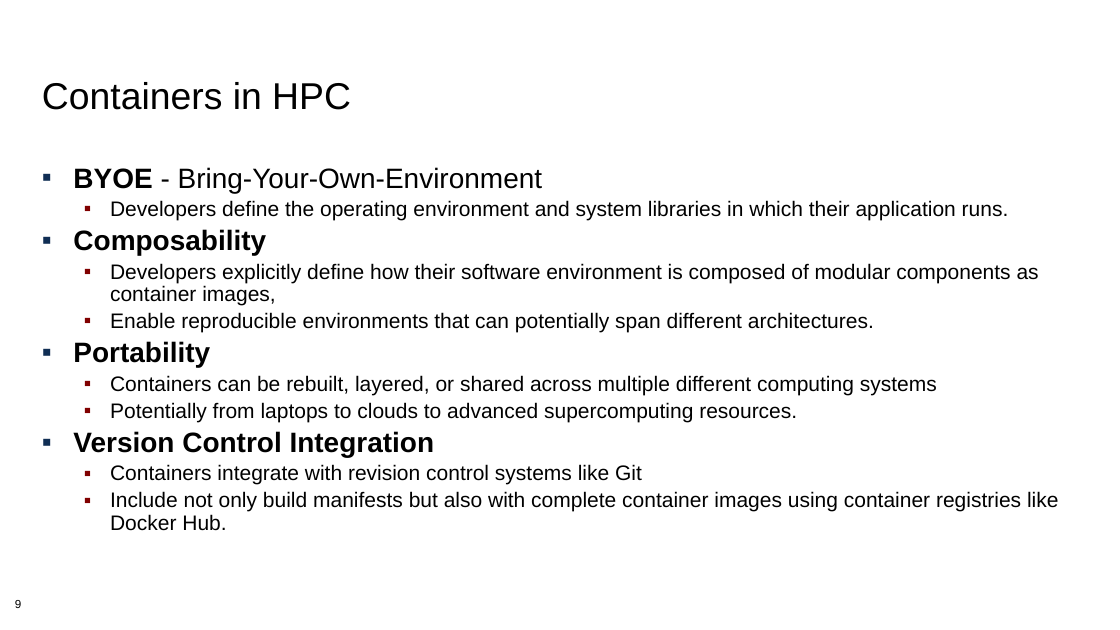
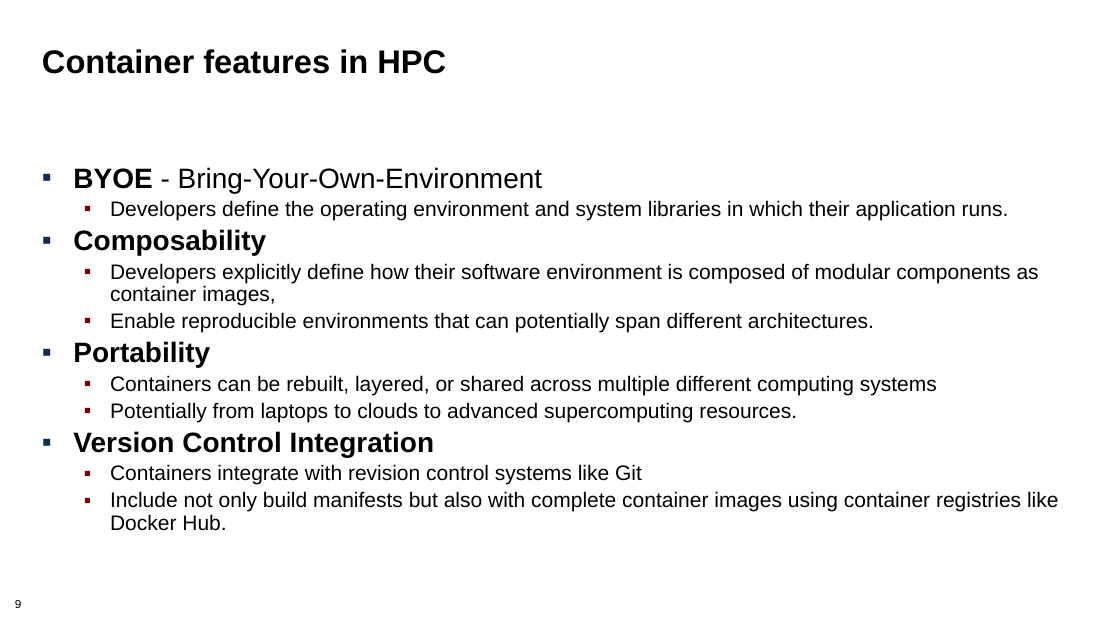
Before and after one commit to supercontainers/isc-tutorial, a slide deck: slide 9 of slides/isc19_intro_to_containers_ajy.pptx. Drawn at 1120x630 pixels with LibreOffice and Linux fonts; fonts in the diff are those of the drawing; background and template pictures are left out. Boxes give left, top, right and bottom in pixels: in the first picture for what was removed or moved away, otherwise in the second. Text is boxed around its words. In the diff, an @@ line names an element or a change of style, - is before the commit and + after.

```diff
--- a/slides/isc19_intro_to_containers_ajy.pptx
+++ b/slides/isc19_intro_to_containers_ajy.pptx
@@ title at box(42, 49, 446, 74): text changed; size 32 to 28 pt; bold on @@
-Containers in HPC
+Container features in HPC
```
Also in this commit, not shown: 4 other slides changed, 2 slides added, 1 slide removed, 2 other files.
